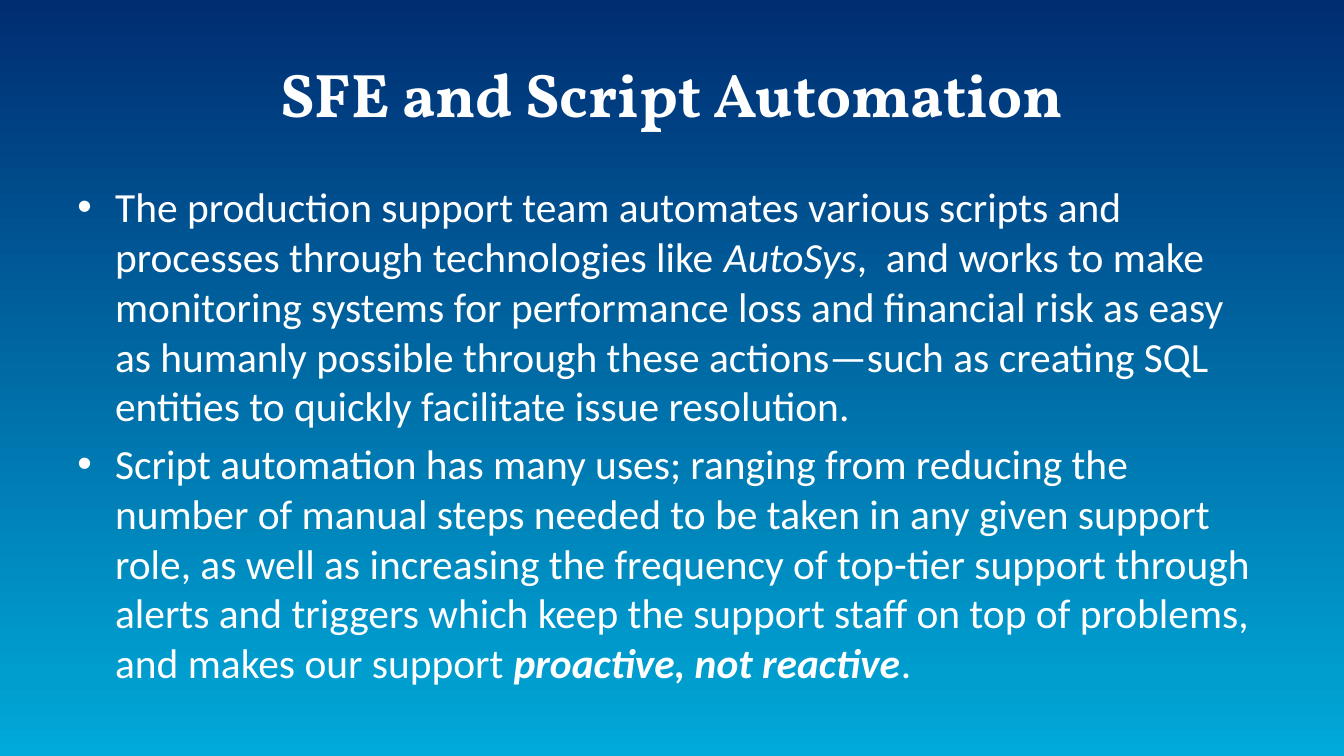
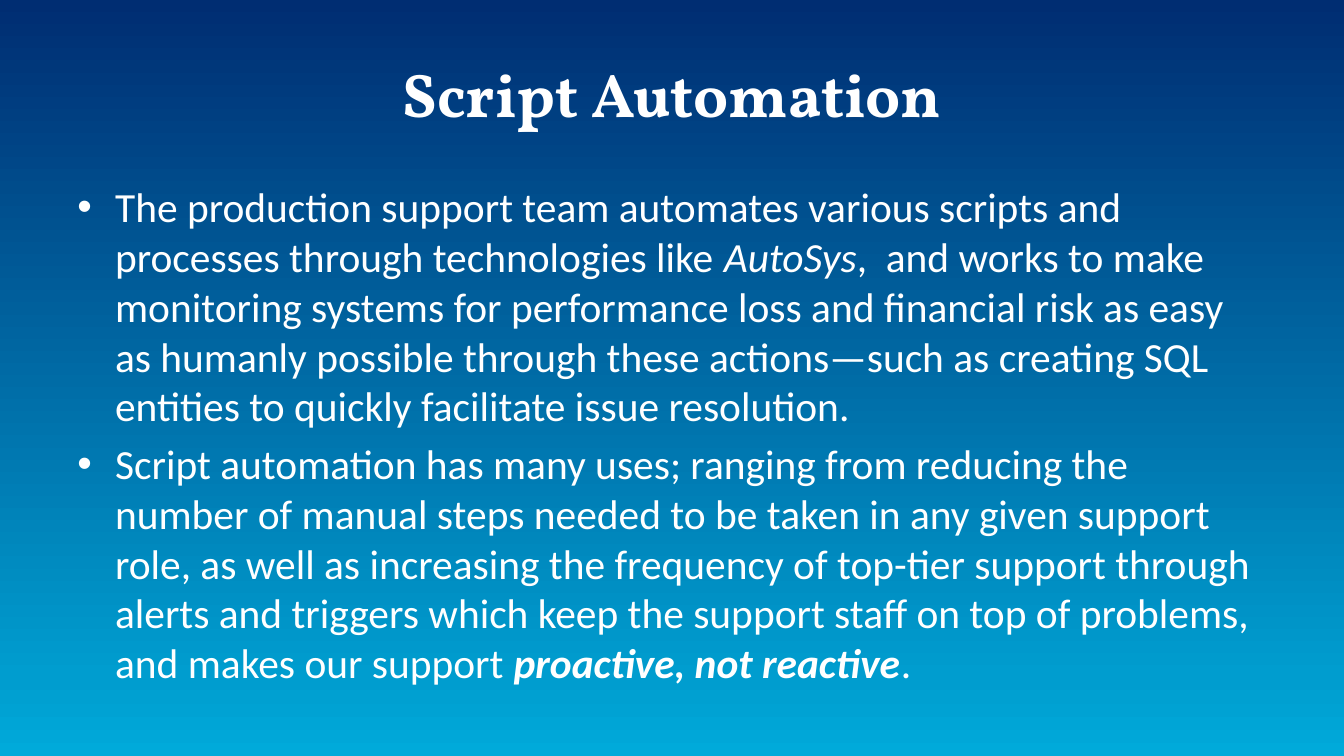
Before and after one commit to AsamiT/selflearn, a slide deck: slide 15 of InternProject.pptx (slide 14 before the commit). Drawn at 1344x756 pixels with LibreOffice and Linux fonts; fonts in the diff are those of the drawing. Boxes give left, top, right and bottom in pixels: in the first picture for what was removed or moved away, otherwise in the second. Text is boxed around its words. In the diff, an @@ line names an element or a change of style, - is before the commit and + after.

```diff
--- a/InternProject.pptx
+++ b/InternProject.pptx
@@ title at (403, 74, 940, 132): text changed @@
-SFE and Script Automation
+Script Automation
```
Also in this commit, not shown: 8 other slides changed, 3 slides added.
